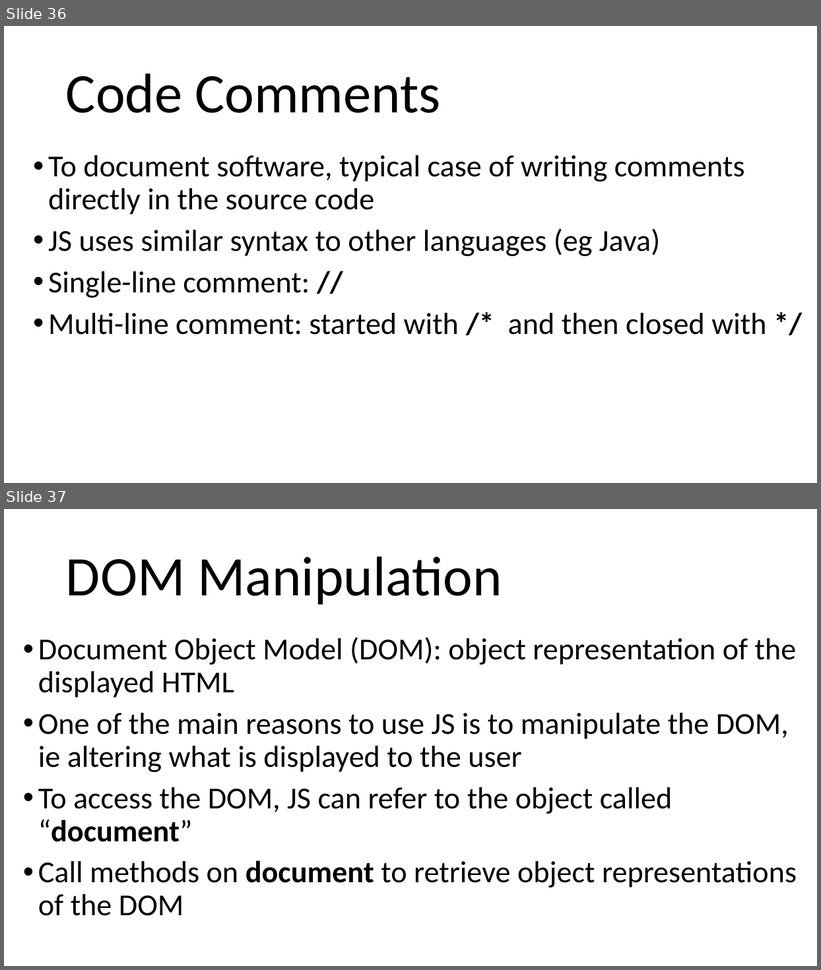
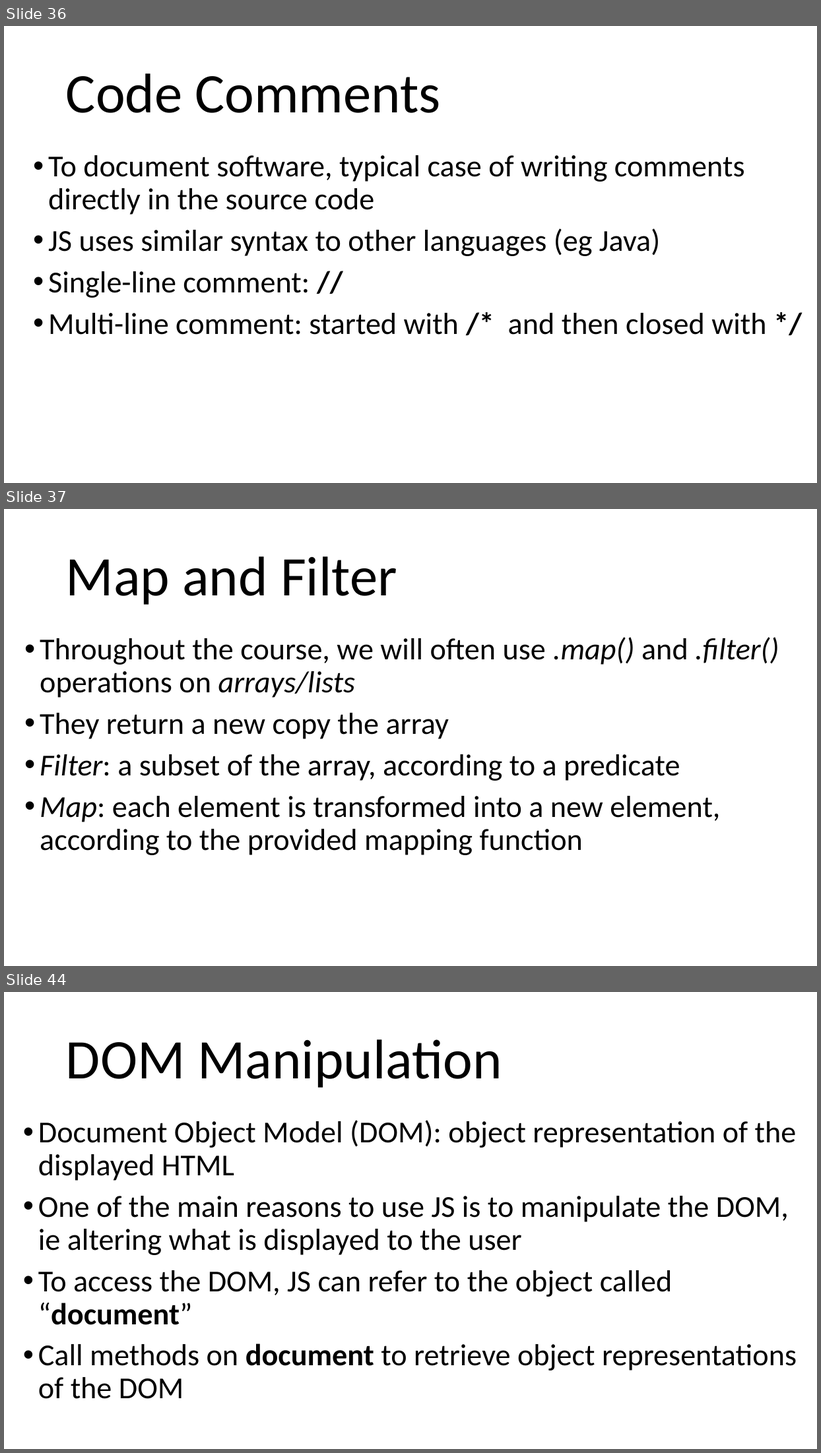
Before and after one commit to arcuri82/web_development_and_api_design, a slide deck: docs/slides/lesson_01.pptx. Shown one above the other, each under a label of ours: slides 36 and 37 before the commit, slides 36, 37 and 44 after it; the slides between them are not shown. The pictures are 821x970 and 821x1453 pixels, drawn with LibreOffice and Linux fonts; fonts in the diff are those of the drawing. Boxes give left, top, right and bottom in pixels: in the first picture for what was removed or moved away, otherwise in the second. Text is boxed around its words. In the diff, an @@ line names an element or a change of style, - is before the commit and + after.

Commit message:
filter and map

```diff
--- a/docs/slides/lesson_01.pptx
+++ b/docs/slides/lesson_01.pptx
@@ slide 37 added at (x1=4, y1=509, x2=817, y2=966), background #FFFFFF @@
@@ title added at (x1=66, y1=557, x2=397, y2=605), 66 pt, text #000000 @@
+Map and Filter
@@ text added at (x1=40, y1=637, x2=779, y2=855), 36 pt, text #000000 @@
+• Throughout the course, we will often use .map() and .filter() operations on arrays/lists
+• They return a new copy the array
+• Filter: a subset of the array, according to a predicate
+• Map: each element is transformed into a new element, according to the provided mapping function
@@ what was slide 37 is now slide 44 @@
```
Also in this commit, not shown: 3 slides changed, 6 other slides added, 1 other file.
